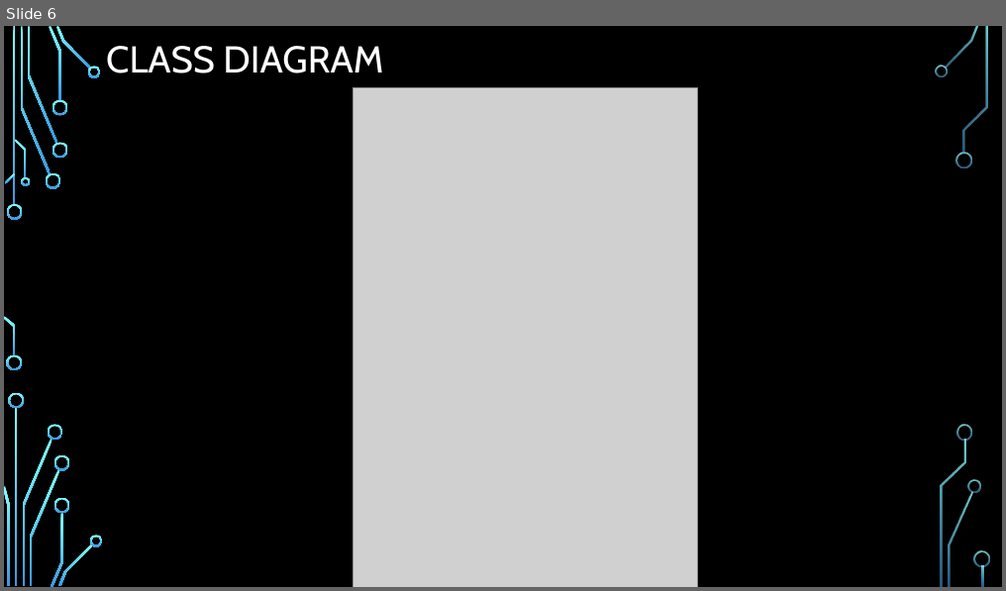
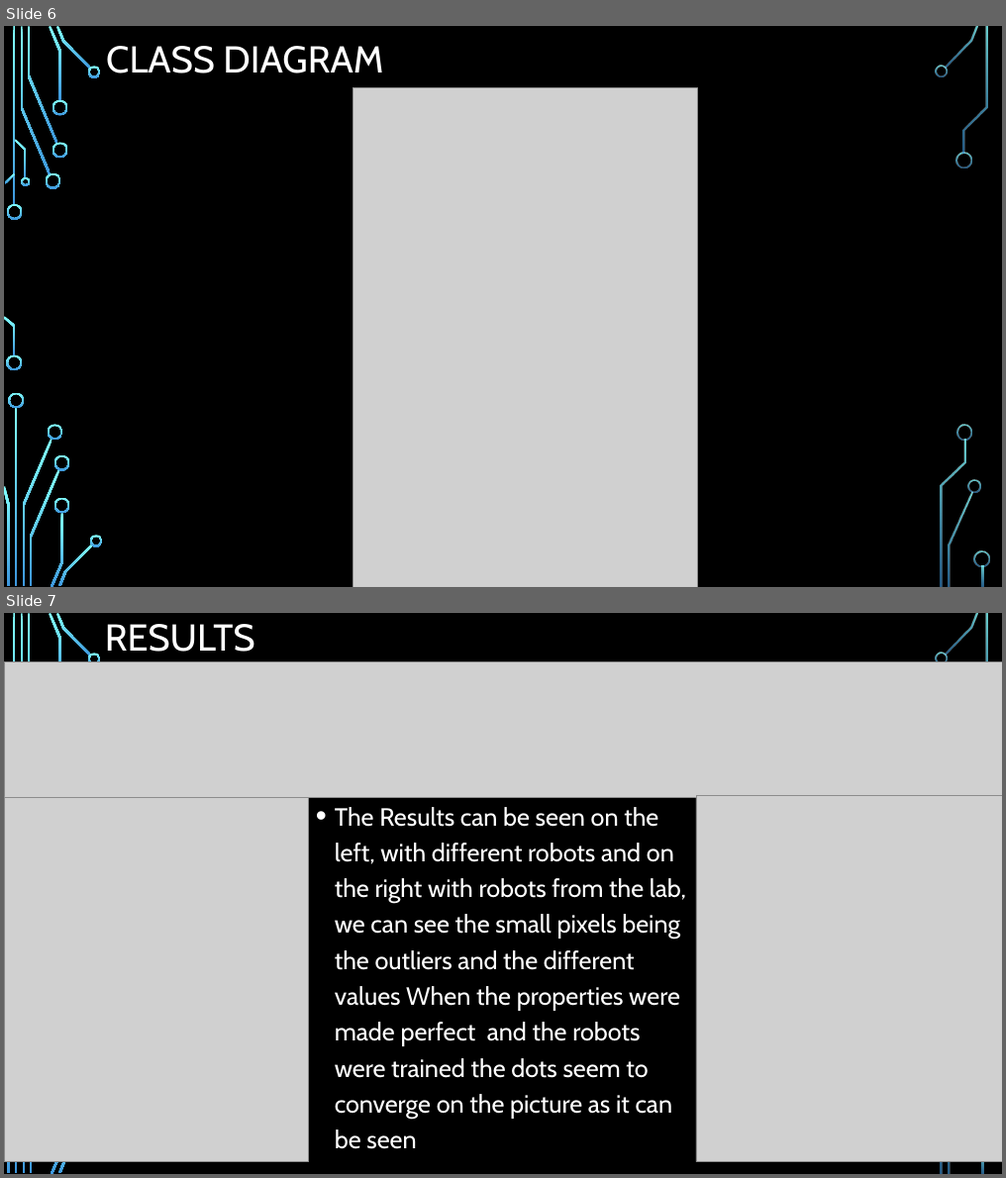
Before and after one commit to kacper97/NeuralNetworks, a slide deck: Presentation 3.pptx. Shown one above the other, each under a label of ours: slide 6 before the commit, slides 6 and 7 after it. The pictures are 1006x591 and 1006x1178 pixels, drawn with LibreOffice and Linux fonts; fonts in the diff are those of the drawing; grey boxes stand for pictures; background and template pictures are left out. Boxes give left, top, right and bottom in pixels: in the first picture for what was removed or moved away, otherwise in the second. Text is boxed around its words. In the diff, an @@ line names an element or a change of style, - is before the commit and + after.

```diff
--- a/Presentation 3.pptx
+++ b/Presentation 3.pptx
@@ slide 7 added at <box>4,613,1002,1174</box>, background picture (left out); not listed: 21 template elements that a slide beside it also shows @@
@@ title added at <box>105,624,255,652</box>, 36 pt, text #FFFFFF @@
+RESULTS
@@ picture added at <box>4,663,1002,797</box> @@
@@ picture added at <box>4,797,309,1162</box> @@
@@ text added at <box>335,807,686,1150</box>, 24 pt, text #FFFFFF @@
+• The Results can be seen on the left, with different robots and on the right with robots from the lab, we can see the small pixels being the outliers and the different values When the properties were made perfect and the robots were trained the dots seem to converge on the picture as it can be seen
@@ picture added at <box>696,795,1002,1161</box> @@
```
Also in this commit, not shown: 3 slides changed, 1 slide removed.
